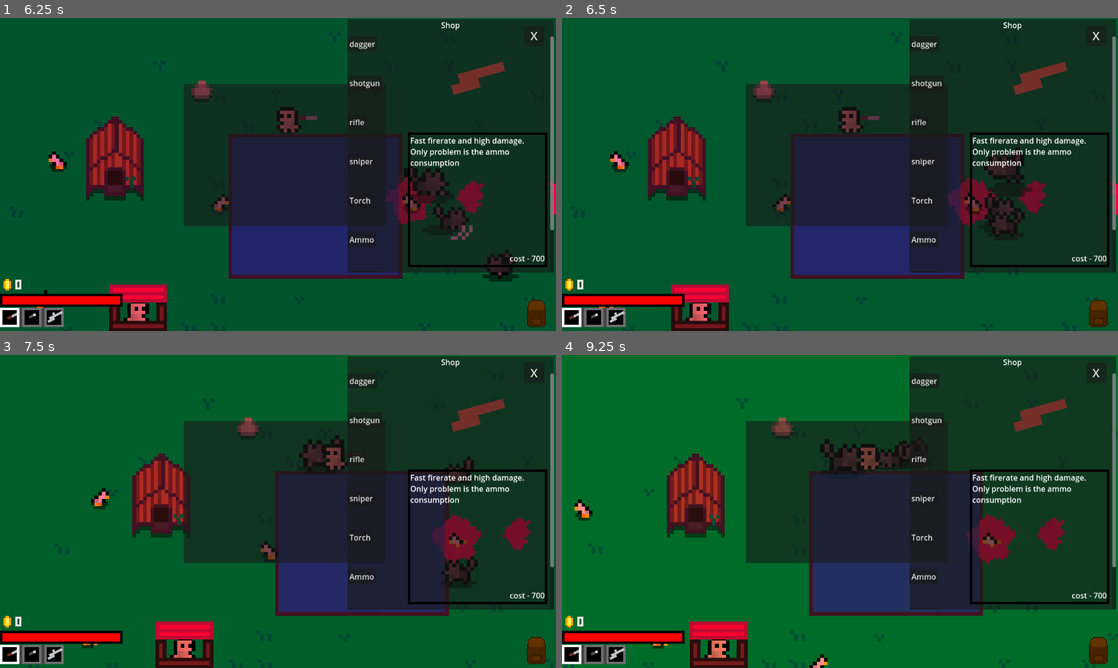
Above: before the commit, frames 1-4 (two rows, left to right).
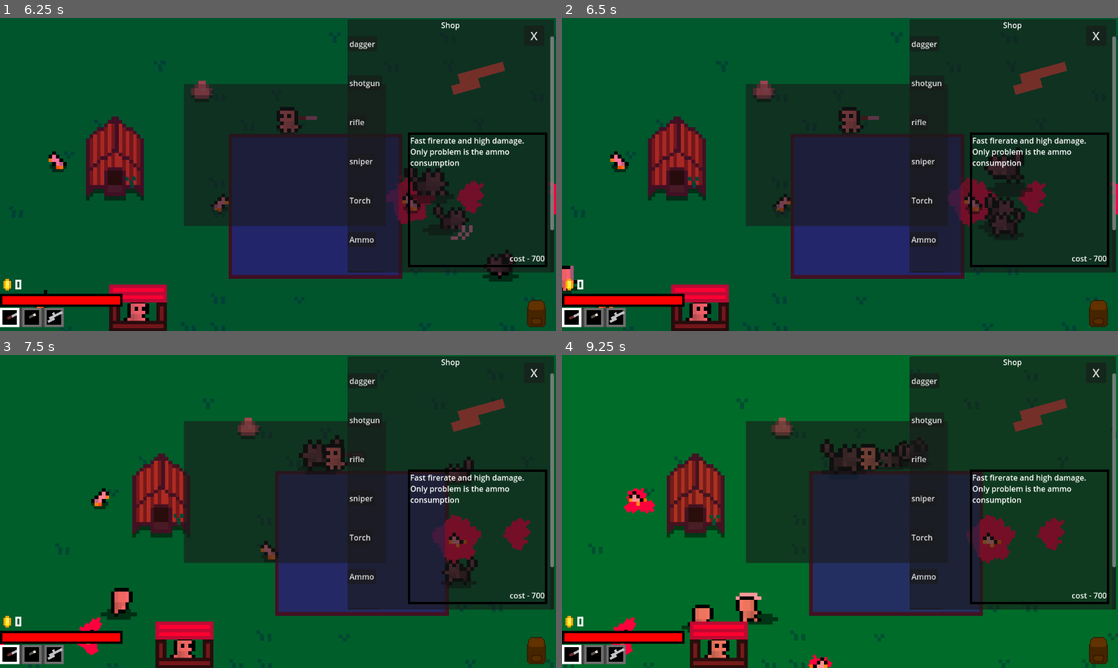
Above: after the commit, the same moments.

Repository: ArandomPsi/farmingsim
Game: Godot game, scene res://scenes/testmap.tscn
Same seed, same stepped clock (60 frames per second), same inputs: the game is played once before the commit and once after it. The project has no main scene, so this scene is started directly.
Inputs (mouse positions are in pixels of both pictures, inside the frame that each line leads up to):
- Up to frame 1 (6.25 s): click "TAB" at 0.5 s; click "dagger" at 1.25 s; tap Enter at 2 s; move the mouse to (400, 158) at 2.02 s; hold D (right) 2.03-2.75 s; right-click (400, 158) at 2.1 s; click "shotgun" at 2.75 s; click "rifle" at 3.5 s; move the mouse to (166, 190) at 4.27 s; hold S (down) 4.28-5.03 s; tap Q (edit) at 4.35 s; move the mouse to (333, 105) at 5.02 s; hold D (right) 5.03-5.78 s; tap E (interact) at 5.1 s; move the mouse to (250, 237) at 5.77 s; hold W (up) from 5.78 s (still down); click (250, 237) at 5.85 s
- Up to frame 2 (6.5 s): keep holding W (up)
- Up to frame 3 (7.5 s): move the mouse to (444, 558) at 6.52 s; release W (up) at 6.53 s; hold A (left) from 6.53 s (still down); tap Mouse wheel up (swapweapon) at 6.6 s; tap R (reload) at 7.15 s; move the mouse to (111, 464) at 7.27 s; tap Mouse wheel down (swapweapon2) at 7.35 s
- Up to frame 4 (9.25 s): move the mouse to (867, 511) at 8.02 s; release A (left) at 8.03 s; hold S (down) 8.03-8.78 s; tap 1 (weapon1) at 8.1 s; move the mouse to (756, 433) at 8.77 s; hold D (right) from 8.78 s (still down); tap 2 (weapon2) at 8.85 s

Frame 1 is identical in both runs. In frame 2, 0.2% of the frame differs, in the area x 0-3%, y 79-88%; in frame 3, 0.6%; in frame 4, 1.5%, in the area x 2-49%, y 42-100%.

Commit message:
homelessness peakness

Diff:
--- /dev/null
+++ b/scenes/monsters/dedhomeless.tscn
@@ -0,0 +1,119 @@
+[gd_scene load_steps=16 format=3 uid="uid://j6wls73qf3cn"]
+
+[ext_resource type="Script" uid="uid://b67r0gaynngqj" path="res://script/dedhomeless.gd" id="1_t8aro"]
+[ext_resource type="Texture2D" uid="uid://bwsulpnwm6yq4" path="res://assets/creatures/Minifantasy_Creatures_v3.3_Free_Version/Minifantasy_Creatures_Assets/Base_Humanoids/Human/Base_Human/HumanSpinDie.png" id="2_t8aro"]
+
+[sub_resource type="AtlasTexture" id="AtlasTexture_yue3n"]
+atlas = ExtResource("2_t8aro")
+region = Rect2(0, 0, 32, 32)
+
+[sub_resource type="AtlasTexture" id="AtlasTexture_3yntp"]
+atlas = ExtResource("2_t8aro")
+region = Rect2(32, 0, 32, 32)
+
+[sub_resource type="AtlasTexture" id="AtlasTexture_idhwx"]
+atlas = ExtResource("2_t8aro")
+region = Rect2(64, 0, 32, 32)
+
+[sub_resource type="AtlasTexture" id="AtlasTexture_il8u3"]
+atlas = ExtResource("2_t8aro")
+region = Rect2(96, 0, 32, 32)
+
+[sub_resource type="AtlasTexture" id="AtlasTexture_0fq4u"]
+atlas = ExtResource("2_t8aro")
+region = Rect2(128, 0, 32, 32)
+
+[sub_resource type="AtlasTexture" id="AtlasTexture_8u4vk"]
+atlas = ExtResource("2_t8aro")
+region = Rect2(160, 0, 32, 32)
+
+[sub_resource type="AtlasTexture" id="AtlasTexture_ru6qw"]
+atlas = ExtResource("2_t8aro")
+region = Rect2(192, 0, 32, 32)
+
+[sub_resource type="AtlasTexture" id="AtlasTexture_yoe7s"]
+atlas = ExtResource("2_t8aro")
+region = Rect2(224, 0, 32, 32)
+
+[sub_resource type="AtlasTexture" id="AtlasTexture_lo4hp"]
+atlas = ExtResource("2_t8aro")
+region = Rect2(256, 0, 32, 32)
+
+[sub_resource type="AtlasTexture" id="AtlasTexture_npmp3"]
+atlas = ExtResource("2_t8aro")
+region = Rect2(288, 0, 32, 32)
+
+[sub_resource type="AtlasTexture" id="AtlasTexture_esoup"]
+atlas = ExtResource("2_t8aro")
+region = Rect2(320, 0, 32, 32)
+
+[sub_resource type="AtlasTexture" id="AtlasTexture_0e3l4"]
+atlas = ExtResource("2_t8aro")
+region = Rect2(352, 0, 32, 32)
+
+[sub_resource type="SpriteFrames" id="SpriteFrames_fs4b3"]
+animations = [{
+"frames": [{
+"duration": 1.0,
+"texture": SubResource("AtlasTexture_yue3n")
+}, {
+"duration": 1.0,
+"texture": SubResource("AtlasTexture_3yntp")
+}, {
+"duration": 1.0,
+"texture": SubResource("AtlasTexture_idhwx")
+}, {
+"duration": 1.0,
+"texture": SubResource("AtlasTexture_il8u3")
+}, {
+"duration": 1.0,
+"texture": SubResource("AtlasTexture_0fq4u")
+}, {
+"duration": 1.0,
+"texture": SubResource("AtlasTexture_8u4vk")
+}, {
+"duration": 8.0,
+"texture": SubResource("AtlasTexture_ru6qw")
+}, {
+"duration": 1.0,
+"texture": SubResource("AtlasTexture_yoe7s")
+}, {
+"duration": 1.0,
+"texture": SubResource("AtlasTexture_lo4hp")
+}, {
+"duration": 1.0,
+"texture": SubResource("AtlasTexture_npmp3")
+}, {
+"duration": 1.0,
+"texture": SubResource("AtlasTexture_esoup")
+}, {
+"duration": 1.0,
+"texture": SubResource("AtlasTexture_0e3l4")
+}],
+"loop": false,
+"name": &"new_animation",
+"speed": 10.0
+}]
+
+[node name="dedhomeless" type="Node2D"]
+script = ExtResource("1_t8aro")
+
+[node name="AnimatedSprite2D" type="AnimatedSprite2D" parent="."]
+texture_filter = 1
+scale = Vector2(5, 5)
+sprite_frames = SubResource("SpriteFrames_fs4b3")
+animation = &"new_animation"
+autoplay = "new_animation"
+frame = 11
+frame_progress = 1.0
+
+[node name="sprite2" type="AnimatedSprite2D" parent="AnimatedSprite2D"]
+modulate = Color(0, 0, 0, 0.568627)
+show_behind_parent = true
+texture_filter = 1
+scale = Vector2(1, 0.625)
+sprite_frames = SubResource("SpriteFrames_fs4b3")
+animation = &"new_animation"
+autoplay = "new_animation"
+frame = 11
+frame_progress = 1.0
--- /dev/null
+++ b/scenes/monsters/homeless.tscn
@@ -0,0 +1,266 @@
+[gd_scene load_steps=37 format=3 uid="uid://bvf3qlrjkevie"]
+
+[ext_resource type="Script" uid="uid://bh38w166h2wrq" path="res://script/homeless.gd" id="1_mg6t4"]
+[ext_resource type="Texture2D" uid="uid://cuck6tpnliom3" path="res://assets/creatures/Minifantasy_Creatures_v3.3_Free_Version/Minifantasy_Creatures_Assets/Base_Humanoids/Human/Base_Human/HumanAttack.png" id="2_7qeoh"]
+[ext_resource type="Texture2D" uid="uid://bwsulpnwm6yq4" path="res://assets/creatures/Minifantasy_Creatures_v3.3_Free_Version/Minifantasy_Creatures_Assets/Base_Humanoids/Human/Base_Human/HumanSpinDie.png" id="3_mfytg"]
+[ext_resource type="Texture2D" uid="uid://bmp8hkg6g3e1e" path="res://assets/creatures/Minifantasy_Creatures_v3.3_Free_Version/Minifantasy_Creatures_Assets/Base_Humanoids/Human/Base_Human/HumanIdle.png" id="4_tgxxj"]
+[ext_resource type="Texture2D" uid="uid://bqk4dmdg35hpp" path="res://assets/creatures/Minifantasy_Creatures_v3.3_Free_Version/Minifantasy_Creatures_Assets/Base_Humanoids/Human/Base_Human/HumanWalk.png" id="5_ks3lp"]
+[ext_resource type="PackedScene" uid="uid://dgyn5vkoxjq6c" path="res://scenes/vfx/shadow.tscn" id="6_j31rq"]
+
+[sub_resource type="AtlasTexture" id="AtlasTexture_j31rq"]
+atlas = ExtResource("2_7qeoh")
+region = Rect2(0, 64, 32, 32)
+
+[sub_resource type="AtlasTexture" id="AtlasTexture_roef1"]
+atlas = ExtResource("2_7qeoh")
+region = Rect2(32, 64, 32, 32)
+
+[sub_resource type="AtlasTexture" id="AtlasTexture_bfrqe"]
+atlas = ExtResource("2_7qeoh")
+region = Rect2(64, 64, 32, 32)
+
+[sub_resource type="AtlasTexture" id="AtlasTexture_7x1fn"]
+atlas = ExtResource("2_7qeoh")
+region = Rect2(96, 64, 32, 32)
+
+[sub_resource type="AtlasTexture" id="AtlasTexture_mmyqw"]
+atlas = ExtResource("3_mfytg")
+region = Rect2(0, 10, 32, 10)
+
+[sub_resource type="AtlasTexture" id="AtlasTexture_ontv4"]
+atlas = ExtResource("4_tgxxj")
+region = Rect2(0, 64, 32, 32)
+
+[sub_resource type="AtlasTexture" id="AtlasTexture_ae3ji"]
+atlas = ExtResource("4_tgxxj")
+region = Rect2(32, 64, 32, 32)
+
+[sub_resource type="AtlasTexture" id="AtlasTexture_nojly"]
+atlas = ExtResource("4_tgxxj")
+region = Rect2(64, 64, 32, 32)
+
+[sub_resource type="AtlasTexture" id="AtlasTexture_igxj0"]
+atlas = ExtResource("4_tgxxj")
+region = Rect2(96, 64, 32, 32)
+
+[sub_resource type="AtlasTexture" id="AtlasTexture_28wui"]
+atlas = ExtResource("4_tgxxj")
+region = Rect2(128, 64, 32, 32)
+
+[sub_resource type="AtlasTexture" id="AtlasTexture_62dc3"]
+atlas = ExtResource("4_tgxxj")
+region = Rect2(160, 64, 32, 32)
+
+[sub_resource type="AtlasTexture" id="AtlasTexture_fvt7j"]
+atlas = ExtResource("4_tgxxj")
+region = Rect2(192, 64, 32, 32)
+
+[sub_resource type="AtlasTexture" id="AtlasTexture_552s6"]
+atlas = ExtResource("4_tgxxj")
+region = Rect2(224, 64, 32, 32)
+
+[sub_resource type="AtlasTexture" id="AtlasTexture_hom8n"]
+atlas = ExtResource("4_tgxxj")
+region = Rect2(256, 64, 32, 32)
+
+[sub_resource type="AtlasTexture" id="AtlasTexture_wovja"]
+atlas = ExtResource("4_tgxxj")
+region = Rect2(288, 64, 32, 32)
+
+[sub_resource type="AtlasTexture" id="AtlasTexture_qx33n"]
+atlas = ExtResource("4_tgxxj")
+region = Rect2(320, 64, 32, 32)
+
+[sub_resource type="AtlasTexture" id="AtlasTexture_65rng"]
+atlas = ExtResource("4_tgxxj")
+region = Rect2(352, 64, 32, 32)
+
+[sub_resource type="AtlasTexture" id="AtlasTexture_48tqi"]
+atlas = ExtResource("4_tgxxj")
+region = Rect2(384, 64, 32, 32)
+
+[sub_resource type="AtlasTexture" id="AtlasTexture_8tawt"]
+atlas = ExtResource("4_tgxxj")
+region = Rect2(416, 64, 32, 32)
+
+[sub_resource type="AtlasTexture" id="AtlasTexture_l3qew"]
+atlas = ExtResource("4_tgxxj")
+region = Rect2(448, 64, 32, 32)
+
+[sub_resource type="AtlasTexture" id="AtlasTexture_7i7ak"]
+atlas = ExtResource("4_tgxxj")
+region = Rect2(480, 64, 32, 32)
+
+[sub_resource type="AtlasTexture" id="AtlasTexture_00ewf"]
+atlas = ExtResource("5_ks3lp")
+region = Rect2(0, 64, 32, 32)
+
+[sub_resource type="AtlasTexture" id="AtlasTexture_o1oly"]
+atlas = ExtResource("5_ks3lp")
+region = Rect2(32, 64, 32, 32)
+
+[sub_resource type="AtlasTexture" id="AtlasTexture_7fl00"]
+atlas = ExtResource("5_ks3lp")
+region = Rect2(64, 64, 32, 32)
+
+[sub_resource type="AtlasTexture" id="AtlasTexture_o04vp"]
+atlas = ExtResource("5_ks3lp")
+region = Rect2(96, 64, 32, 32)
+
+[sub_resource type="SpriteFrames" id="SpriteFrames_kdjvj"]
+animations = [{
+"frames": [{
+"duration": 1.0,
+"texture": SubResource("AtlasTexture_j31rq")
+}, {
+"duration": 1.0,
+"texture": SubResource("AtlasTexture_roef1")
+}, {
+"duration": 1.0,
+"texture": SubResource("AtlasTexture_bfrqe")
+}, {
+"duration": 1.0,
+"texture": SubResource("AtlasTexture_7x1fn")
+}],
+"loop": false,
+"name": &"attack",
+"speed": 20.0
+}, {
+"frames": [{
+"duration": 1.0,
+"texture": SubResource("AtlasTexture_mmyqw")
+}],
+"loop": true,
+"name": &"die",
+"speed": 5.0
+}, {
+"frames": [{
+"duration": 1.0,
+"texture": SubResource("AtlasTexture_ontv4")
+}, {
+"duration": 1.0,
+"texture": SubResource("AtlasTexture_ae3ji")
+}, {
+"duration": 1.0,
+"texture": SubResource("AtlasTexture_nojly")
+}, {
+"duration": 1.0,
+"texture": SubResource("AtlasTexture_igxj0")
+}, {
+"duration": 1.0,
+"texture": SubResource("AtlasTexture_28wui")
+}, {
+"duration": 1.0,
+"texture": SubResource("AtlasTexture_62dc3")
+}, {
+"duration": 1.0,
+"texture": SubResource("AtlasTexture_fvt7j")
+}, {
+"duration": 1.0,
+"texture": SubResource("AtlasTexture_552s6")
+}, {
+"duration": 1.0,
+"texture": SubResource("AtlasTexture_hom8n")
+}, {
+"duration": 1.0,
+"texture": SubResource("AtlasTexture_wovja")
+}, {
+"duration": 1.0,
+"texture": SubResource("AtlasTexture_qx33n")
+}, {
+"duration": 1.0,
+"texture": SubResource("AtlasTexture_65rng")
+}, {
+"duration": 1.0,
+"texture": SubResource("AtlasTexture_48tqi")
+}, {
+"duration": 1.0,
+"texture": SubResource("AtlasTexture_8tawt")
+}, {
+"duration": 1.0,
+"texture": SubResource("AtlasTexture_l3qew")
+}, {
+"duration": 1.0,
+"texture": SubResource("AtlasTexture_7i7ak")
+}],
+"loop": true,
+"name": &"idle",
+"speed": 5.0
+}, {
+"frames": [{
+"duration": 1.0,
+"texture": SubResource("AtlasTexture_00ewf")
+}, {
+"duration": 1.0,
+"texture": SubResource("AtlasTexture_o1oly")
+}, {
+"duration": 1.0,
+"texture": SubResource("AtlasTexture_7fl00")
+}, {
+"duration": 1.0,
+"texture": SubResource("AtlasTexture_o04vp")
+}],
+"loop": true,
+"name": &"run",
+"speed": 6.0
+}]
+
+[sub_resource type="CircleShape2D" id="CircleShape2D_2y11e"]
+
+[sub_resource type="CircleShape2D" id="CircleShape2D_t6anv"]
+radius = 543.156
+
+[sub_resource type="CircleShape2D" id="CircleShape2D_hl0c1"]
+radius = 28.0179
+
+[sub_resource type="CircleShape2D" id="CircleShape2D_mtmg0"]
+radius = 14.0
+
+[node name="homeless" type="CharacterBody2D"]
+collision_layer = 256
+collision_mask = 9
+script = ExtResource("1_mg6t4")
+
+[node name="flip" type="Node2D" parent="."]
+
+[node name="sprite" type="AnimatedSprite2D" parent="flip"]
+texture_filter = 1
+scale = Vector2(5, 5)
+sprite_frames = SubResource("SpriteFrames_kdjvj")
+animation = &"attack"
+frame = 3
+frame_progress = 1.0
+
+[node name="shadow" parent="flip" instance=ExtResource("6_j31rq")]
+position = Vector2(-4, -1)
+scale = Vector2(8.25, 5)
+
+[node name="CollisionShape2D" type="CollisionShape2D" parent="."]
+shape = SubResource("CircleShape2D_2y11e")
+
+[node name="Area2D" type="Area2D" parent="."]
+collision_layer = 0
+collision_mask = 6
+
+[node name="CollisionShape2D" type="CollisionShape2D" parent="Area2D"]
+shape = SubResource("CircleShape2D_t6anv")
+
+[node name="randomlook" type="Node2D" parent="."]
+
+[node name="chickenkiller" type="Area2D" parent="."]
+collision_layer = 0
+collision_mask = 4
+
+[node name="CollisionShape2D" type="CollisionShape2D" parent="chickenkiller"]
+shape = SubResource("CircleShape2D_hl0c1")
+
+[node name="Area2D2" type="Area2D" parent="."]
+collision_layer = 0
+collision_mask = 256
+
+[node name="CollisionShape2D" type="CollisionShape2D" parent="Area2D2"]
+shape = SubResource("CircleShape2D_mtmg0")
+
+[connection signal="body_entered" from="Area2D" to="." method="_on_area_2d_body_entered"]
+[connection signal="body_entered" from="chickenkiller" to="." method="_on_chickenkiller_body_entered"]
+[connection signal="body_entered" from="Area2D2" to="." method="bounce"]
--- a/scenes/testmap.tscn
+++ b/scenes/testmap.tscn
@@ -8,12 +8,13 @@
 [ext_resource type="Texture2D" uid="uid://cmfx1bbqjp7ey" path="res://assets/grasses.png" id="4_s36se"]
 [ext_resource type="Texture2D" uid="uid://cpsik28x8xlcx" path="res://assets/rocktexture.png" id="7_mxay4"]
 [ext_resource type="PackedScene" uid="uid://c4iv6dr4xxkvm" path="res://scenes/building/chickenhouse.tscn" id="8_8qn3e"]
-[ext_resource type="PackedScene" uid="uid://wjbm0id6nnrb" path="res://scenes/explodingmutation.tscn" id="8_vfccl"]
+[ext_resource type="PackedScene" path="res://scenes/explodingmutation.tscn" id="8_vfccl"]
 [ext_resource type="Script" uid="uid://pqo26ppgrw5n" path="res://script/vfx/daynightmodu.gd" id="9_6m7oc"]
 [ext_resource type="Texture2D" uid="uid://c4ifm7p07253o" path="res://script/vfx/daynightcycle-gradient-texture.tres" id="10_wj07n"]
 [ext_resource type="PackedScene" uid="uid://dx5kmhttxo7vg" path="res://scenes/egg.tscn" id="11_wj07n"]
-[ext_resource type="PackedScene" uid="uid://dnl2fymqbuwo3" path="res://scenes/shop.tscn" id="12_foqph"]
+[ext_resource type="PackedScene" path="res://scenes/shop.tscn" id="12_foqph"]
 [ext_resource type="PackedScene" uid="uid://bp563f1vvhj8e" path="res://scenes/monsters/wolf.tscn" id="14_vcl1g"]
+[ext_resource type="PackedScene" uid="uid://bvf3qlrjkevie" path="res://scenes/monsters/homeless.tscn" id="15_xdwl4"]
 
 [sub_resource type="TileSetAtlasSource" id="TileSetAtlasSource_efggw"]
 texture = ExtResource("1_5wgtu")
@@ -224,3 +225,9 @@
 [node name="wolf3" parent="." instance=ExtResource("14_vcl1g")]
 position = Vector2(1771, 557)
 alpha = true
+
+[node name="homeless" parent="." instance=ExtResource("15_xdwl4")]
+position = Vector2(325, 422)
+
+[node name="homeless2" parent="." instance=ExtResource("15_xdwl4")]
+position = Vector2(251, 385)
--- /dev/null
+++ b/script/dedhomeless.gd
@@ -0,0 +1,5 @@
+extends Node2D
+
+func _ready() -> void:
+	await $AnimatedSprite2D.animation_finished
+	queue_free()
--- /dev/null
+++ b/script/homeless.gd
@@ -0,0 +1,177 @@
+extends CharacterBody2D
+
+var speed : float = 650
+var friciton : float = 0.98
+
+var state : int = 0 #idle, wander, sleep, chase
+var statetime : int = 0
+
+var randomturning : float = 0
+
+var hp : int = 15
+
+var jumpingplayer : bool = false
+
+var attackanimframes : int = 0
+
+
+@export var alpha : bool = false
+
+func _ready() -> void:
+	if alpha:
+		speed *= 1.2
+		hp *= 4
+		scale *= 1.25
+
+
+func _process(delta: float) -> void:
+
+	if velocity.x > 0: $flip.scale.x = 1
+	elif velocity.x < 0: $flip.scale.x = -1
+
+	statetime -= 1
+	attackanimframes -= 1
+	if statetime < 1:
+		updatestates()
+	else:
+		handlestates(delta)
+
+	velocity *= friciton
+
+	move_and_slide()
+
+	animations()
+
+
+
+func updatestates():
+
+
+	if $Area2D.has_overlapping_bodies():
+		state = 3
+		statetime = 200
+	else:
+		state = randi_range(0,2)
+		statetime = randi_range(160,360)
+
+		if state == 1:
+			$randomlook.rotation = randi_range(0,2*PI)
+			randomturning = randi_range(-15,15)
+
+
+
+
+
+func handlestates(delta):
+
+	match state:
+		0:
+			idlestate()
+		1:
+			wanderstate(delta)
+		2:
+			idlestate() #for now
+		3:
+			omnomnom(delta)
+
+
+
+
+
+
+func idlestate():
+	if randi_range(1,20) == 1: #random turning
+		velocity.x = randi_range(1,-1)
+
+
+func wanderstate(delta):
+	velocity += $randomlook.transform.x * speed * delta
+
+	$randomlook.rotation_degrees += randomturning * delta
+
+	if randf() < 0.02:
+		state = 0
+		statetime = randi_range(30,120)
+
+func omnomnom(delta):
+	var dinnermenu = $Area2D.get_overlapping_bodies()
+	if dinnermenu.is_empty():
+		statetime = 0
+		return
+	if not jumpingplayer:
+		var c = get_closest_body(dinnermenu)
+		if c == null:
+			statetime = 0
+			return
+		else:
+			$randomlook.look_at(c.position)
+	else:
+
+		$randomlook.look_at(global.playerpos)
+	velocity += speed * $randomlook.transform.x * delta
+
+
+
+
+func animations():
+	if attackanimframes > 1:
+		$flip/sprite.play("attack")
+	else:
+		if round(velocity/10) == Vector2.ZERO:
+			$flip/sprite.play("idle")
+		else:
+
+			$flip/sprite.play("run")
+
+func get_closest_body(array) -> Node2D:
+	var bodies = array
+
+	var closest : Node2D = null
+	var closest_dist := INF
+
+	for b in bodies:
+
+
+		if b in [self, global.player]:
+			continue
+
+		var dist = global_position.distance_to(b.global_position)
+
+		if dist < closest_dist:
+			closest_dist = dist
+			closest = b
+
+	return closest
+
+
+func _on_chickenkiller_body_entered(body: Node2D) -> void:
+	body.gethit(1)
+	attackanimframes = 20
+	velocity *= -1.5
+	if hp < 6:
+		hp += 1 #can gain up to 12 hp
+
+func gethit(amount):
+	hp -= amount
+
+	if hp < 1:
+		var b = preload("res://scenes/monsters/dedhomeless.tscn").instantiate()
+		get_parent().add_child(b)
+		b.position = position
+		scale.x = $flip.scale.x
+		queue_free()
+	else:
+		var b = load("res://scenes/vfx/bloodspray.tscn").instantiate()
+		b.position = global_position
+		get_parent().add_child(b)
+
+
+func bounce(body: Node2D) -> void:
+	var randomlookrota = $randomlook.rotation
+	$randomlook.look_at(body.global_position)
+	velocity = -$randomlook.transform.x * speed/4
+	$randomlook.rotation = randomlookrota
+
+
+func _on_area_2d_body_entered(body: Node2D) -> void:
+	pass
Not shown: 1 places in scenes/player/player.tscn that only renumber resources
Not shown: 1 places in scenes/testmap.tscn that only renumber resources
Not shown, added: script/dedhomeless.gd.uid
Not shown, added: script/homeless.gd.uid
